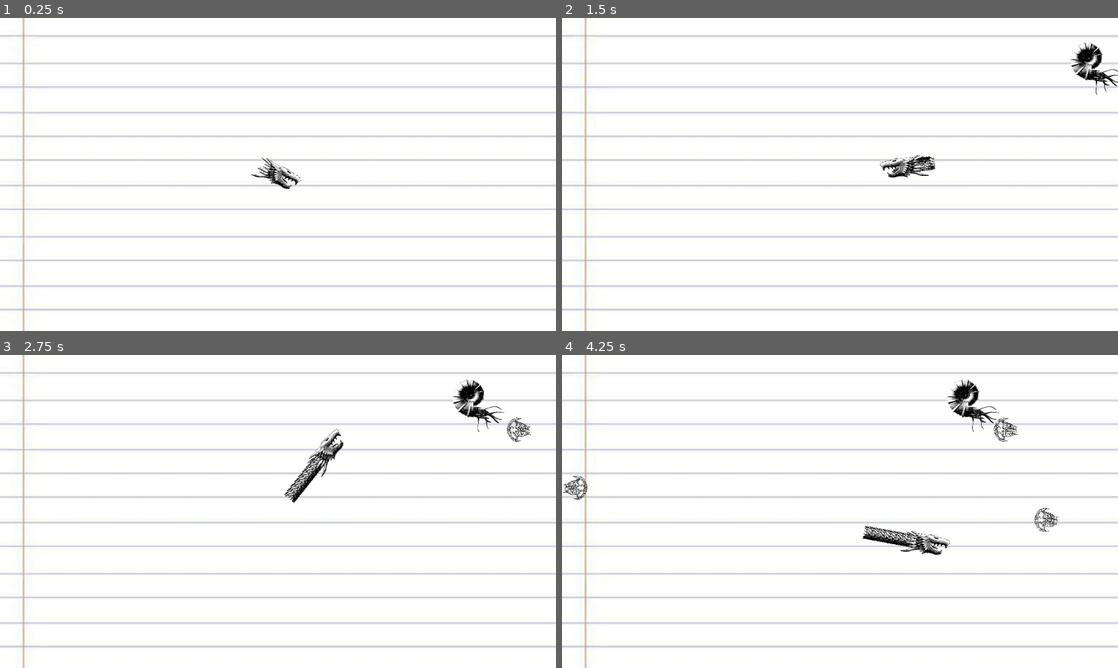
Above: before the commit, frames 1-4 (two rows, left to right).
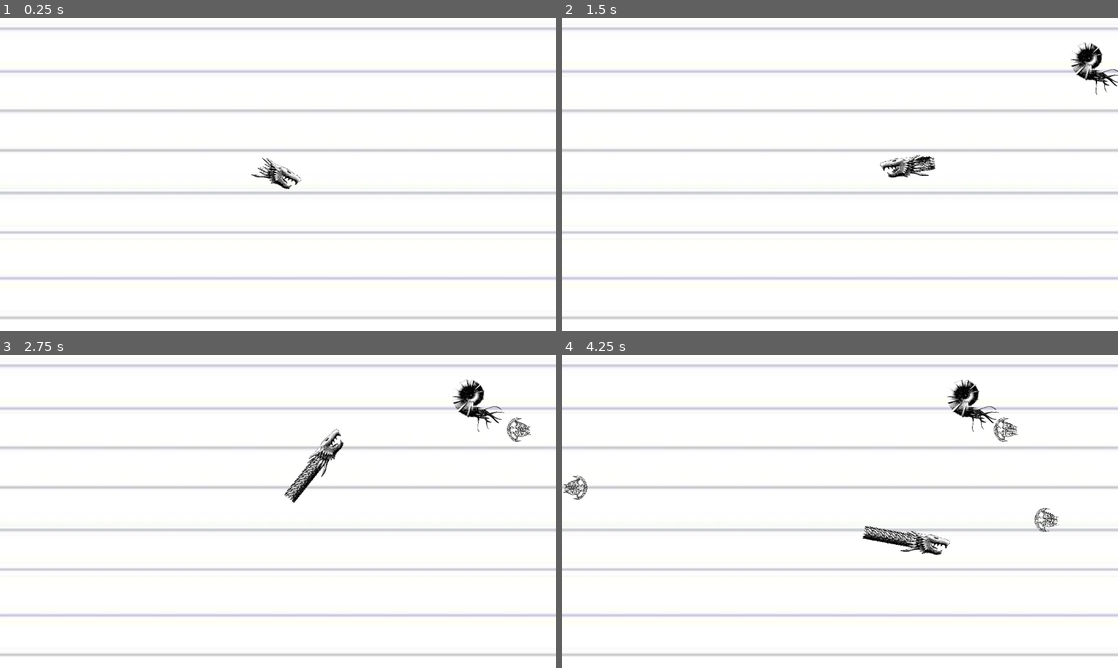
Above: after the commit, the same moments.

Repository: M1rceaDogaru/gwj-83
Game: Godot game, scene res://map/map.tscn
Two runs of this game, one before a commit and one after it. Both use one fixed random seed, a clock stepped at 60 frames per second and the inputs below.
Inputs (mouse positions are in pixels of both pictures, inside the frame that each line leads up to):
- Up to frame 1 (0.25 s): no input
- Up to frame 2 (1.5 s): tap Enter at 0.5 s; move the mouse to (962, 158) at 0.52 s; move the mouse to (728, 190) at 1.27 s
- Up to frame 3 (2.75 s): move the mouse to (333, 442) at 2.02 s
- Up to frame 4 (4.25 s): move the mouse to (812, 574) at 2.77 s; move the mouse to (1006, 558) at 3.52 s

The runs differ from the first frame. In frame 1, 14% of the frame differs, in the area x 0-100%, y 0-100%; in frame 2, 14%; in frame 3, 14%; in frame 4, 14%.

Commit message:
Camera and spawn point zooming

Diff:
--- a/src/map/map.gd
+++ b/src/map/map.gd
@@ -3,11 +3,30 @@
 @export var level1_mobs: Array[MobSpawnConfig]
 @export var level2_mobs: Array[MobSpawnConfig]
 
+@export var level1_camera_zoom = 0.5
+@export var level2_camera_scale = 1.5
+
+@export var camera_zoom_time = 20.0 # Larger value means slower zoom
+
 @export var score_to_level2 = 20
+
 var level = 1
+
+var level1_mob_spawn_path_left_point_positions = [Vector2(-1152.0,648.0),Vector2(-1152.0,-648.0)]
+var level1_mob_spawn_path_right_point_positions = [Vector2(1152.0,-648.0),Vector2(1152.0,648.0)]
+
+var level2_camera_zoom
+var level2_zoom_delta
 
 func _ready():
 	$MobTimer.start()
+	level2_camera_zoom = level1_camera_zoom/level2_camera_scale
+	level2_zoom_delta = (level1_camera_zoom - level2_camera_zoom) / camera_zoom_time
+
+func _physics_process(delta):
+	if level == 2:
+		var zoom_result = max($Camera2D.zoom.x - level2_zoom_delta, level2_camera_zoom)
+		$Camera2D.zoom = Vector2.ONE * zoom_result
 
 func _on_mob_timer_timeout():
 	# Create a new instance of the Mob scene.
@@ -60,3 +79,8 @@
 func _on_player_player_eat(score_after_eating: int) -> void:
 	if level == 1 and score_after_eating >= score_to_level2:
 		level = 2
+
+		$MobSpawnPathLeft.curve.set_point_position(0, level1_mob_spawn_path_left_point_positions[0] * level2_camera_scale)
+		$MobSpawnPathLeft.curve.set_point_position(1, level1_mob_spawn_path_left_point_positions[1] * level2_camera_scale)
+		$MobSpawnPathRight.curve.set_point_position(0, level1_mob_spawn_path_right_point_positions[0] * level2_camera_scale)
+		$MobSpawnPathRight.curve.set_point_position(1, level1_mob_spawn_path_right_point_positions[1] * level2_camera_scale)
--- a/src/map/map.tscn
+++ b/src/map/map.tscn
@@ -65,7 +65,7 @@
 
 [node name="Background" type="Sprite2D" parent="."]
 z_index = -100
-scale = Vector2(3, 3)
+scale = Vector2(5, 5)
 texture = ExtResource("4_lgq1i")
 
 [node name="Player" parent="." instance=ExtResource("1_hgrid")]
@@ -87,7 +87,7 @@
 rotation = 1.5708
 
 [node name="OceanFloor" type="Node2D" parent="." groups=["OceanFloor"]]
-position = Vector2(0, 556)
+position = Vector2(0, 834)
 
 [connection signal="player_eat" from="Player" to="." method="_on_player_player_eat"]
 [connection signal="timeout" from="MobTimer" to="." method="_on_mob_timer_timeout"]
